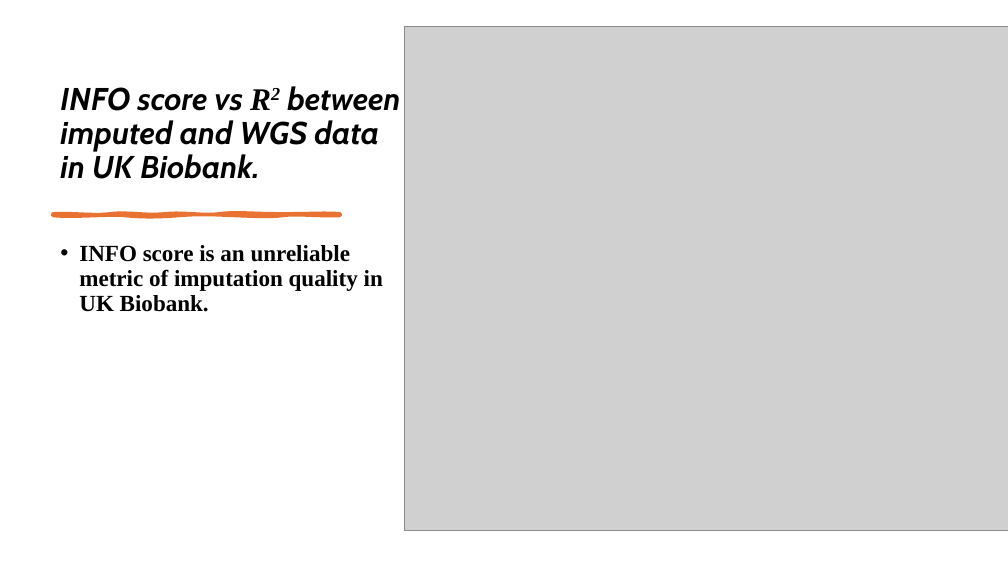
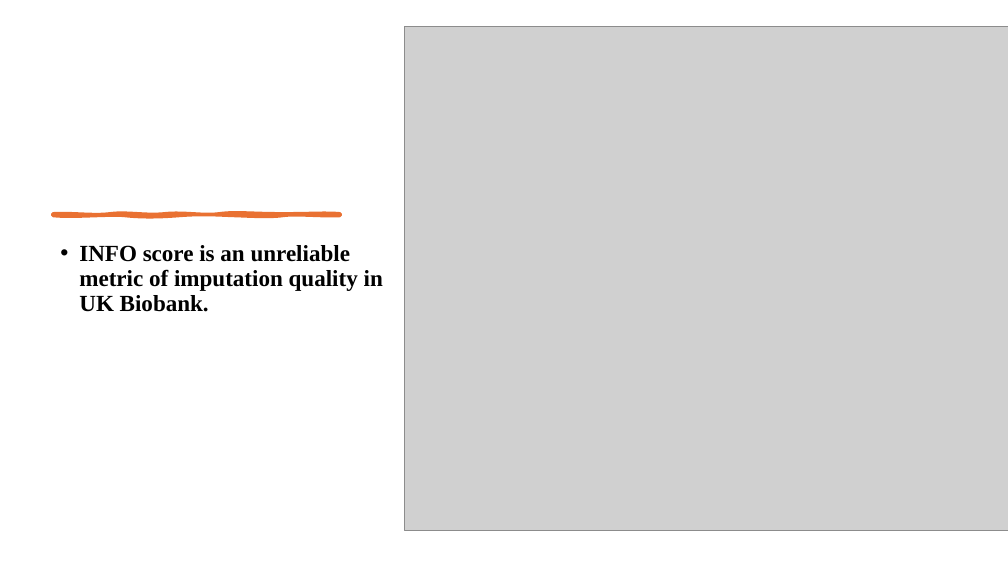
Before and after one commit to imahdimir/250302_A23_SF_SSGAC_lab_meeting_presentation, a slide deck: slide 19 of v3_f0_250320_lab_meeting_presentation__removed_minus_models_qq_plot.pptx. Drawn at 1008x567 pixels with LibreOffice and Linux fonts; fonts in the diff are those of the drawing; grey boxes stand for pictures. Boxes give left, top, right and bottom in pixels: in the first picture for what was removed or moved away, otherwise in the second. Text is boxed around its words. In the diff, an @@ line names an element or a change of style, - is before the commit and + after.

```diff
--- a/v3_f0_250320_lab_meeting_presentation__removed_minus_models_qq_plot.pptx
+++ b/v3_f0_250320_lab_meeting_presentation__removed_minus_models_qq_plot.pptx
@@ title removed at box(60, 86, 400, 179) @@
-INFO score vs R2 between imputed and WGS data in UK Biobank.
```
Also in this commit, not shown: 1 other slide changed, 1 other file.
